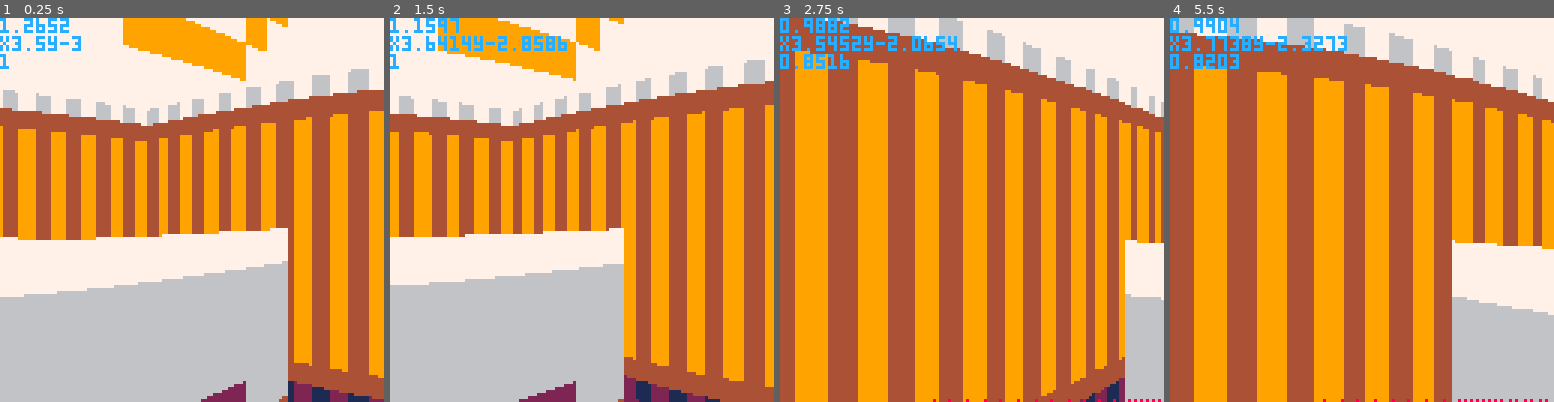
Above: before the commit, frames 1-4 (left to right).
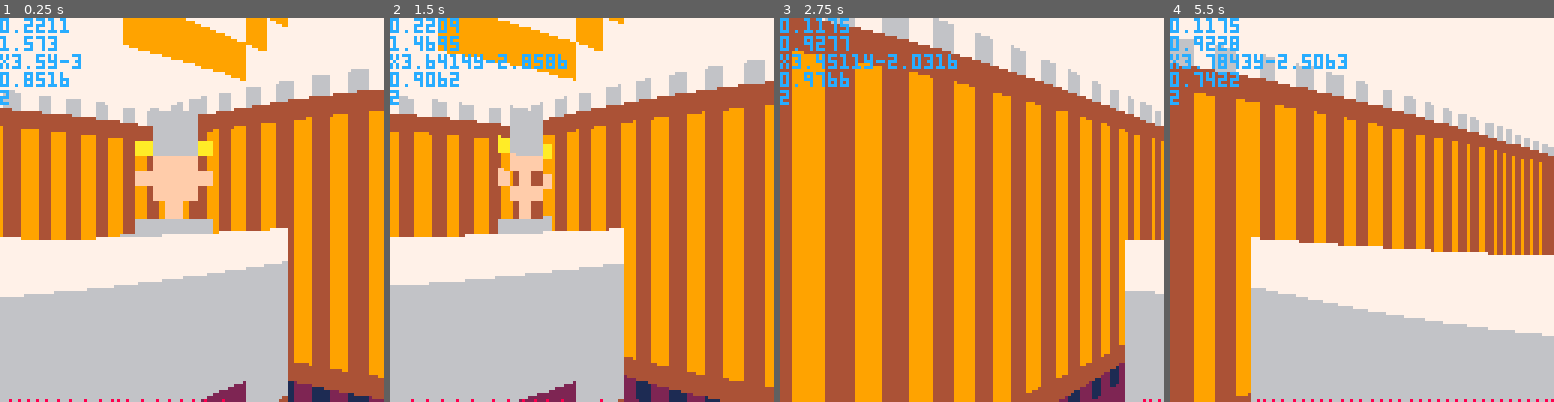
Above: after the commit, the same moments.

Repository: jcwilk/anx
Game: PICO-8 cartridge anx.p8
Two runs of this game, one before a commit and one after it. Both use one fixed random seed, a clock stepped at 60 frames per second and the inputs below.
Inputs:
- Up to frame 1 (0.25 s): no input
- Up to frame 2 (1.5 s): tap X (X key) at 0.33, 1.07 s; tap O (Z key) at 0.7 s
- Up to frame 3 (2.75 s): hold Right 1.6-2.1 s; tap O (Z key) at 1.7, 2.1, 2.5 s; tap X (X key) at 1.85 s; hold Up 2.15-2.42 s; hold Right from 2.47 s (still down)
- Up to frame 4 (5.5 s): tap O (Z key) every 0.4 s from 2.9 to 5.3 s; tap X (X key) at 2.97, 4.08, 5.2 s; release Right at 3.03 s; hold Left 3.08-3.58 s; hold Down 3.63-3.97 s; hold Right 4.02-4.68 s; hold Up 4.73-5.03 s; hold Left from 5.08 s (still down)

The runs differ from the first frame. In frame 1, 6.8% of the frame differs, in the area x 0-59%, y 0-100%; in frame 2, 5.2%; in frame 3, 37%; in frame 4, 59%, in the area x 0-100%, y 0-100%.

Commit message:
Integrate mob drawing into the wall raycasts
Only around 25% code usage, yay

There's some performance pain though, need to optimize a bit

Diff:
--- a/anx.p8
+++ b/anx.p8
@@ -219,233 +219,69 @@
 draw_distance=12
 height_scale=20 -- multiplier for something at distance of one after dividing by field of view
 height_ratio=0.6
-function draw_sprite(sprite_id,coords,bearing,reversed,flat)
-  local rel_bearing_to_p=(player.coords-coords):tobearing()-bearing
-  if rel_bearing_to_p.val > 0.25 and rel_bearing_to_p.val < 0.75 then
-    rel_bearing_to_p+=.5
-    bearing+=.5
-    reversed=not reversed
-  end
-
-  -- print(rel_bearing_to_p.val)
-
-  --local bearing=diffc:tobearing()-.5-rel_bearing_to_p
-  -- print(bearing.val)
-  local width_vector=(bearing-.25):tovector()
-  local left_coords=coords-width_vector/2
-  local left_rel_bearing=(left_coords-player.coords):tobearing()-player.bearing
-  local vx=flr(((left_rel_bearing+.5).val-.5)/field_of_view*2*64+64)
-  if vx >= 128 then
-    return
-  end
-
-  local right_coords=left_coords+width_vector
-  local right_rel_bearing=(right_coords-player.coords):tobearing()-player.bearing
-  local width=flr(((right_rel_bearing+.5).val-.5)/field_of_view*2*64+64)-vx
-  if vx+width < 0 then
-    return
-  end
-
-  --local scale=width/width_vector:project_onto((player.bearing+0.25):tovector()):tomagnitude()
-  local distance=(coords-player.coords):tomagnitude()
-  if distance < .3 or distance > draw_distance then
-    return
-  end
-  local scale=height_scale/distance/field_of_view
-  local depthoffset=sin((rel_bearing_to_p).val)/8*scale
-  local depth=abs(depthoffset)
-
-  if not flat then
-    vx-=depthoffset/2
-  end
-
-  local height=scale*2
-  local vy=64-height*(1-height_ratio)
-  local spritex=8*(sprite_id%16)
-  local spritey=8*flr(sprite_id/16)
-
-  local color_translate_map = {
-    0,1,2,
-    2,1,5,6,
-    2,4,9,3,
-    1,2,4,4
-  }
-
-  if flat or distance > 5 then
-    --todo - better organize/share the color 14 logic?
-    palt(14,not reversed)
-    if not flat then
-      for from,to in pairs(color_translate_map) do
-        pal(from,to)
-      end
-
-      sspr(spritex,spritey,8,16,vx-flr(mid(-width/8+1,depthoffset,width/8)),vy,width,height,reversed,false)
-      pal()
-    end
-    pal(14,15)
-    palt(14,not reversed)
-    sspr(spritex,spritey,8,16,vx,vy,width,height,reversed,false)
-    palt()
-    pal()
-    return
-  end
-
-  local dp
-  local tileyo,tileyf
-  local startx,diffx
-  local facexo={}
-  local facexf={}
-  local sidexo={}
-  local sidexf={}
-  local mute_radius=0.02
-  local calcxo,calcxf
-  local empty_col
-  local sprite_colors={}
-  local dxrev
-
-  for dx=0,7 do
-    if reversed then
-      dxrev=spritex+7-dx
-    else
-      dxrev=spritex+dx
-    end
-    sprite_colors[dx] = {}
-    for dy=0,15 do
-      sprite_colors[dx][dy]=sget(dxrev,spritey+dy)
-    end
-
-    if (rel_bearing_to_p+mute_radius/2).val > mute_radius then
-      if rel_bearing_to_p.val < .5 then
-        calcxo=vx+dx*width/8-depth+1
-        calcxf=vx+dx*width/8
-      else
-        calcxo=vx+(dx+1)*width/8+1
-        calcxf=vx+(dx+1)*width/8+depth
-      end
-      if calcxo <= calcxf then
-        sidexo[dx]=calcxo
-        sidexf[dx]=calcxf
-      end
-    end
-
-    if rel_bearing_to_p.val < .25-mute_radius/2 or rel_bearing_to_p.val > .75+mute_radius/2 then
-      facexo[dx]=1+vx+dx*width/8
-      facexf[dx]=vx+(dx+1)*width/8
-    end
-  end
-
-  for dy=spritey,spritey+15 do
-    tileyo=1+flr(vy+dy*height/16)
-    tileyf=flr(vy+(dy+1)*height/16)
-
-    palt(0,false)
-    if rel_bearing_to_p.val < 0.5 then
-      startx=7
-      diffx=-1
-    else
-      startx=0
-      diffx=1
-    end
-    for dx=startx,startx+diffx*7,diffx do
-      if sidexo[dx] then
-        dp=sprite_colors[dx][dy]
-        if dp > 0 then
-          rectfill(sidexo[dx],tileyo,sidexf[dx],tileyf,color_translate_map[dp])
-        end
-      end
-    end
-    palt()
-    pal(14,15)
-    for dx=0,7 do
-      if facexo[dx] then
-        dp=sprite_colors[dx][dy]
-        if dp > 0 and (reversed or dp != 14) then
-          rectfill(facexo[dx],tileyo,facexf[dx],tileyf,dp)
-        end
-      end
-    end
-    pal()
-  end
-end
-
-makemobile = (function()
-  local function draw_mobile(obj)
-    draw_sprite(obj.sprite_id,obj.coords,obj.bearing,false)
-  end
-
+
+makewall = (function()
   return function(sprite_id,coords,bearing)
     return {
       sprite_id=sprite_id,
+      coords=coords
+    }
+  end
+end)()
+
+makemobile = (function()
+  local mob_id_counter=0
+
+  local function turnto(m)
+    m.bearing+=mid(-.005,.005,((m.coords-player.coords):tobearing()-m.bearing).val-.5)
+  end
+
+  return function(sprite_id,coords,bearing)
+    mob_id_counter+=1
+    return {
+      id=mob_id_counter,
+      sprite_id=sprite_id,
       coords=coords,
       bearing=bearing,
-      draw=draw_mobile
+      turn_towards_player=turnto
     }
   end
 end)()
 
-function draw_mob_column(dir_vector,screenx,width,mob)
-  if dir_vector*(mob.coords-player.coords) < 0 then
+function get_mob_int(dir_vector,screenx,width,mob)
+  local vec_to_mob = mob.coords-player.coords
+  if dir_vector*vec_to_mob < 0 then
     return
   end
 
-  local width_vector=(mob.bearing-.25):tovector()
-
-  -- p + t r = q + u s -- p,t,r from player, q,u,s from mob
+  --so it doesn't get too squashed
+  local bearing_to_mob=vec_to_mob:tobearing()
+  local angle_diff=((mob.bearing-bearing_to_mob).val%.5)-.25 --.25,.75
+  local mob_bearing=mob.bearing-angle_diff/10+towinf(angle_diff)*.25/10
+
+  local width_vector=(mob_bearing-.25):tovector()
+  local mob_origin=mob.coords-.5*width_vector
+
+  -- calculate where along the width the intersection into the face is
+  -- p + t r = q + u s -- p,t,r from player along ray, q,u,s from mob along face
   -- u = (q − p) × r / (r × s)
-
-  local mob_origin=mob.coords-.5*width_vector
-
-  u=(mob_origin-player.coords):cross_with(dir_vector)/dir_vector:cross_with(width_vector)
-
-  local spritex,spritey,pixel_col
+  local u=(mob_origin-player.coords):cross_with(dir_vector)/dir_vector:cross_with(width_vector)
+
   if u >= 0 and u < 1 then --intersection!
-    spritex=8*(mob.sprite_id%16)
-    spritey=8*flr(mob.sprite_id/16)
-    pixel_col=flr(u*8)
-
-    local distance=(mob_origin+u*width_vector-player.coords):tomagnitude()
-    local height=2*height_scale/distance/field_of_view
-    local vy=64-height*(1-height_ratio)
-
-    for pixel_row=0,15 do
-      pxcolor=sget(spritex+pixel_col,spritey+pixel_row)
-      if pxcolor>0 then
-        rectfill(
-          screenx,
-          vy+pixel_row*height/16,
-          screenx+width-1,
-          vy+(pixel_row+1)*height/16-1,
-          pxcolor
-        )
-      end
-    end
-    --sspr(spritex+pixel_col,spritey,1,16,screenx,vy,width,height) --screeny+pixel_row*height/16
-  end
-
-  -- local left_coords=coords-width_vector/2
-  -- local left_rel_bearing=(left_coords-player.coords):tobearing()-player.bearing
-  -- local vx=flr(((left_rel_bearing+.5).val-.5)/field_of_view*2*64+64)
-  -- if vx >= 128 then
-  --   return
-  -- end
-
-  -- local right_coords=left_coords+width_vector
-  -- local right_rel_bearing=(right_coords-player.coords):tobearing()-player.bearing
-  -- local width=flr(((right_rel_bearing+.5).val-.5)/field_of_view*2*64+64)-vx
-  -- if vx+width < 0 then
-  --   return
-  -- end
-
-  -- --local scale=width/width_vector:project_onto((player.bearing+0.25):tovector()):tomagnitude()
-  -- local distance=(coords-player.coords):tomagnitude()
-  -- if distance < .3 or distance > draw_distance then
-  --   return
-  -- end
-  -- local scale=height_scale/distance/field_of_view
-  -- local depthoffset=sin((rel_bearing_to_p).val)/8*scale
-  -- local depth=abs(depthoffset)
-end
-
+    local pixel_col=flr(u*8)
+    local intersect=mob_origin+u*width_vector
+    local color_map={}
+    if dir_vector:cross_with(width_vector) < 0 then
+      color_map[14]=0
+    else
+      color_map[14]=15
+    end
+    return {intersect.x,intersect.y,mob.sprite_id,pixel_col,color_map}
+  end
+end
+
+start_time=0
+max_width=0
 function raycast_walls()
   local pv
   local slope
@@ -454,19 +290,28 @@
   local cached_sprites={}
   wall_pool=make_pool()
   screenx=0
-  local alotted_time=.9-stat(1)
-  local start_time=stat(1)
+  buffer_percent=.1
+  start_time=stat(1)
+  local alotted_time
+  if changed_position then
+    alotted_time=(1-start_time)
+  else
+    alotted_time=(2-start_time)
+  end
+  local buffer_time=buffer_percent*alotted_time
+  start_time+=buffer_time
+  alotted_time-=buffer_time
+
   local skipped_columns=0
+  local found_mobs
+  max_width=0
   while screenx<=127 do
-    if changed_position then
-      draw_width=mid(1,5,flr((stat(1)-(screenx/127)*alotted_time+start_time)*20))
-    else
-      draw_width=1
-    end
+    behind_time=stat(1)-(start_time+screenx/127*alotted_time-buffer_time)
+    draw_width=128*behind_time/alotted_time
+    draw_width=flr(mid(1,10,draw_width))
+    max_width=max(max_width,draw_width)
     skipped_columns+=draw_width-1
-    -- draw_width=screenx/127
-    -- draw_width=remaining_time/flr(stat(1)*3)+1
-  --for screenx=0,127,draw_width do
+
     angle_offset=((screenx+(draw_width-1)/2)/127-.5)*field_of_view
 
     pv=(player.bearing+angle_offset):tovector()
@@ -483,6 +328,7 @@
     found=false
     count=1
     draw_stack={}
+    found_mobs={}
     while not found and count <= draw_distance do
       count+=1
       reversed=false
@@ -493,7 +339,6 @@
         if ydiff<0 then
           reversed=true
         end
-        --surface_fraction=(pv.x-.5)%1
       else
         nextx=currx+xdiff
         testy=slope*(nextx-xdiff/2)+slope_y_correction
@@ -519,7 +364,22 @@
         if band(fget(sprite_id),1) == 0 then
           found=true
         end
-        add(draw_stack,{intx,inty,sprite_id,reversed})
+        pixel_col=flr(((intx+inty)%1)*8)
+        if reversed then
+          pixel_col=7-pixel_col
+        end
+        add(draw_stack,{intx,inty,sprite_id,pixel_col})
+      end
+      if (not found) and mob_pos_map[currx] and mob_pos_map[currx][curry] then
+        for mobi in all(mob_pos_map[currx][curry]) do
+          if not found_mobs[mobi.id] then
+            mob_int=get_mob_int(pv,screenx,draw_width,mobi)
+            if mob_int then
+              found_mobs[mobi.id]=true
+              add(draw_stack,mob_int)
+            end
+          end
+        end
       end
     end
 
@@ -527,18 +387,16 @@
       intx=draw_stack[stack_i][1]
       inty=draw_stack[stack_i][2]
       sprite_id=draw_stack[stack_i][3]
-      reversed=draw_stack[stack_i][4]
-
-      pixel_col=flr(((intx+inty)%1)*8)
+      pixel_col=draw_stack[stack_i][4]
+      color_map=draw_stack[stack_i][5] or {}
+
       distance=makevec2d(intx-player.coords.x,inty-player.coords.y):tomagnitude()
       height=2*height_scale/distance/field_of_view
       screeny=64-height*(1-height_ratio)
-      spritex=8*(sprite_id%16)
-      spritey=8*flr(sprite_id/16)
 
       if not cached_sprites[sprite_id] then
-        -- spritex=8*(sprite_id%16)
-        -- spritey=8*flr(sprite_id/16)
+        spritex=8*(sprite_id%16)
+        spritey=8*flr(sprite_id/16)
         cached_sprites[sprite_id]={}
         for cx=0,7 do
           cached_sprites[sprite_id][cx]={}
@@ -549,28 +407,16 @@
       end
 
       for pixel_row=0,15 do
-        if reversed then
-          pixel_color=cached_sprites[sprite_id][7-pixel_col][pixel_row]
-        else
-          pixel_color=cached_sprites[sprite_id][pixel_col][pixel_row]
+        pixel_color=cached_sprites[sprite_id][pixel_col][pixel_row]
+        if color_map[pixel_color] then
+          pixel_color=color_map[pixel_color]
         end
         if pixel_color > 0 then
           rectfill(screenx,flr(screeny+pixel_row*height/16),screenx+draw_width-1,flr(screeny+(pixel_row+1)*height/16)-1,pixel_color)
         end
-        --sspr(spritex+pixel_col,spritey+pixel_row,1,1,screenx,screeny+pixel_row*height/16,1,ceil(height/16))
-        --row_height=
-      end
-
-      --sspr(spritex+pixel_col,spritey,1,16,screenx,screeny,draw_width,height)
-
-      -- seenwalls[currx] = seenwalls[currx] or {}
-      -- if not seenwalls[currx][curry] then
-      --   seenwalls[currx][curry] = sprite_id
-      --   wall_pool.make(makewall(sprite_id,makevec2d(currx,curry)))
-      -- end
-    end
-
-    draw_mob_column(pv,screenx,draw_width,mob)
+      end
+    end
+
     if draw_width>1 then
       line(screenx+1,127,screenx+draw_width-1,127,8)
     end
@@ -579,25 +425,17 @@
   end
   color(12)
   print(1-skipped_columns/128)
-  -- spr(0,round(player.coords.x)*8,-round(player.coords.y)*8)
-  -- for x,arr in pairs(seenwalls) do
-  --   for y,sprite_id in pairs(arr) do
-  --     if sprite_id == 0 then
-  --       sprite_id=3
-  --     end
-  --     spr(sprite_id,x*8,-y*8)
-  --   end
-  -- end
+  print(max_width)
 end
 
 mobile_pool = make_pool()
 wall_pool = make_pool()
 player =makemobile(false,makevec2d(3.5,-3),makeangle(-1/8))
--- for i=0,2 do
---   mobile_pool.make(makemobile(flr(rnd(2)),makevec2d(rnd(8),-rnd(10)),makeangle(rnd())))
--- end
+for i=0,5 do
+  mobile_pool.make(makemobile(flr(rnd(2)),makevec2d(rnd(8),-rnd(10)),makeangle(rnd())))
+end
 --mobile_pool.make()
-mob=makemobile(0,makevec2d(7,-2),makeangle(-1/8))
+--mob=makemobile(0,makevec2d(7,-2),makeangle(-1/8))
 --mobile_pool.make(makemobile(1,makevec2d(4,-4),makeangle(rnd())))
 
 function _update()
@@ -647,9 +485,10 @@
     player.coords=new_coords
   end
 
-  -- mobile_pool.each(function(m)
-  --   m.bearing+=0.01
-  -- end)
+  mobile_pool:each(function(m)
+    m.bearing+=.01
+    --m:turn_towards_player()
+  end)
 end
 
 function draw_stars()
@@ -667,6 +506,7 @@
   return (m.coords-player.coords):diamond_distance()
 end
 
+mob_pos_map={}
 function _draw()
   rectfill(0,0,127,63,7)
   rectfill(0,64,127,127,2)
@@ -674,27 +514,23 @@
   rectfill(0,64-fog_height*(1-height_ratio),127,64+fog_height*height_ratio,1)
   --draw_stars()
   --draw_walls()
+  mob_pos_map={}
+  mobile_pool:each(function(mob)
+    for x=flr(mob.coords.x),flr(mob.coords.x)+1 do
+      for y=flr(mob.coords.y),flr(mob.coords.y)+1 do
+        mob_pos_map[x] = mob_pos_map[x] or {}
+        mob_pos_map[x][y] = mob_pos_map[x][y] or {}
+        add(mob_pos_map[x][y],mob)
+      end
+    end
+  end)
+
   raycast_walls()
-  --wall_pool:sort_by(sort_by_distance)
-  mobile_pool:sort_by(sort_by_distance)
-  all_pool=mobile_pool:zip_with(wall_pool)
-  --all_pool=wall_pool:zip_with(mobile_pool)
-  -- all_pool:each(function(m)
-  --   m:draw()
-  -- end)
-  mobile_pool:each(function(m)
-    m:draw()
-  end)
-  -- wall_pool:each(function(m)
-  --   m:draw()
-  -- end)
   color(12)
   cursor(0,0)
+  print(start_time)
   print(stat(1))
   print("x"..player.coords.x.."y"..player.coords.y)
-  --dude:draw()
-  --dude2:draw()
-  --dude3:draw()
 end
 
 __gfx__
